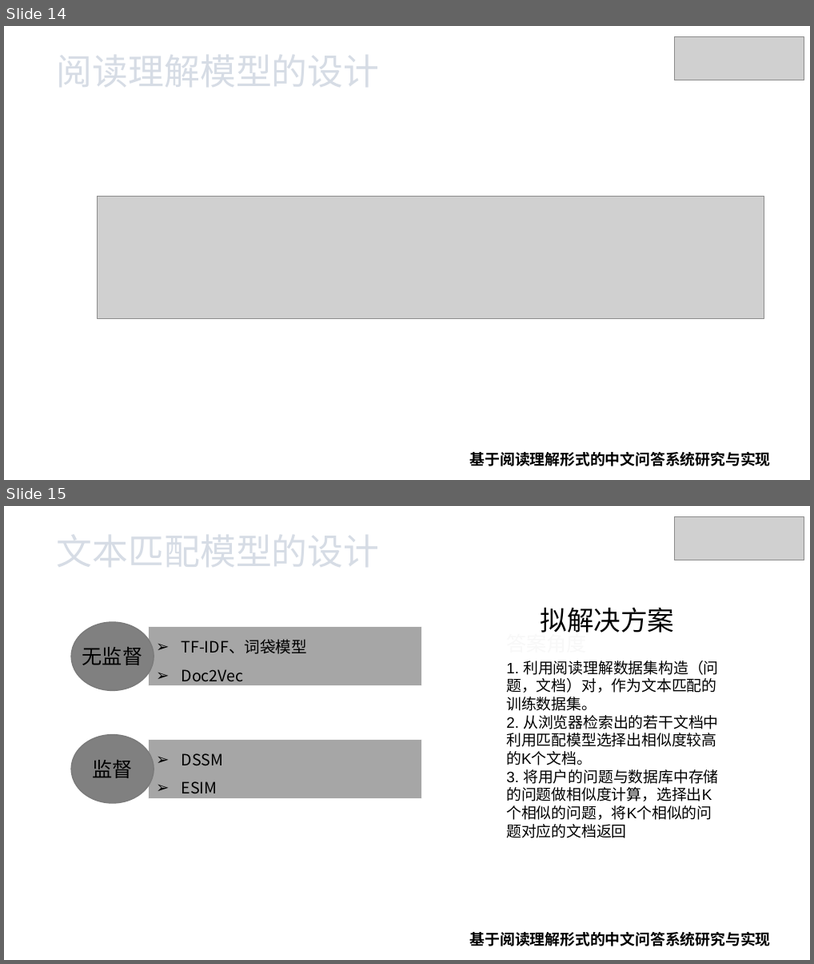
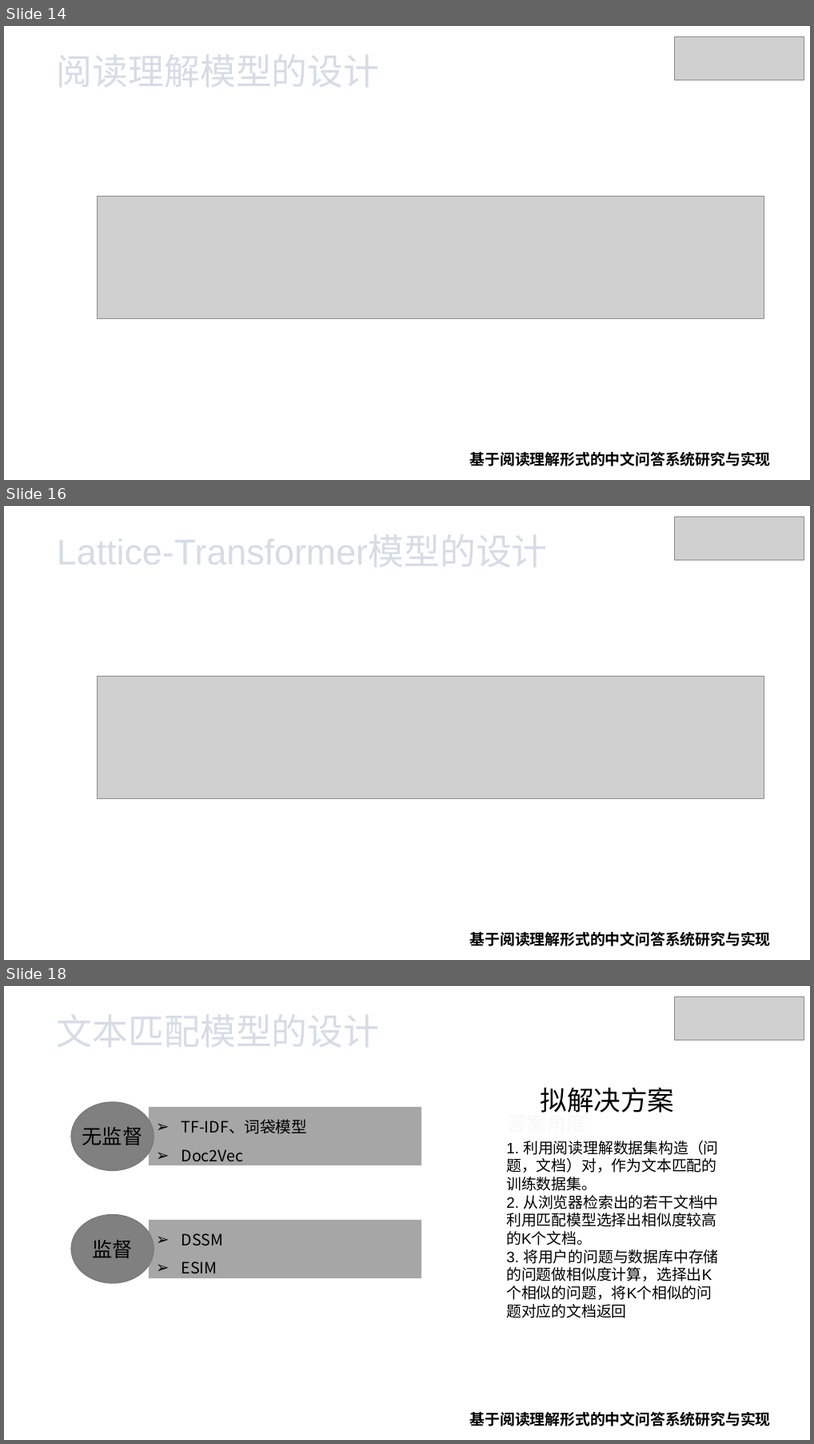
Before and after one commit to xhsun1997/ChineseMRC, a slide deck: 孙相会.pptx. Shown one above the other, each under a label of ours: slides 14 and 15 before the commit, slides 14, 16 and 18 after it; the slides between them are not shown. The pictures are 814x964 and 814x1444 pixels, drawn with LibreOffice and Linux fonts; fonts in the diff are those of the drawing; grey boxes stand for pictures; background and template pictures are left out. Boxes give left, top, right and bottom in pixels: in the first picture for what was removed or moved away, otherwise in the second. Text is boxed around its words. In the diff, an @@ line names an element or a change of style, - is before the commit and + after.

```diff
--- a/孙相会.pptx
+++ b/孙相会.pptx
@@ slide 16 added at [4,506,810,960], background #FFFFFF @@
@@ picture added at [675,516,804,560] @@
@@ text added at [57,536,548,567], 32 pt, text pattern #44546A on #D6DCE5 @@
+Lattice-Transformer模型的设计
@@ picture added at [98,676,765,798] @@
@@ text added at [470,932,771,946], 13.5 pt, text #000000, bold @@
+基于阅读理解形式的中文问答系统研究与实现
@@ what was slide 15 is now slide 18 @@
```
Also in this commit, not shown: 1 slide changed, 2 other slides added, 6 other files.
